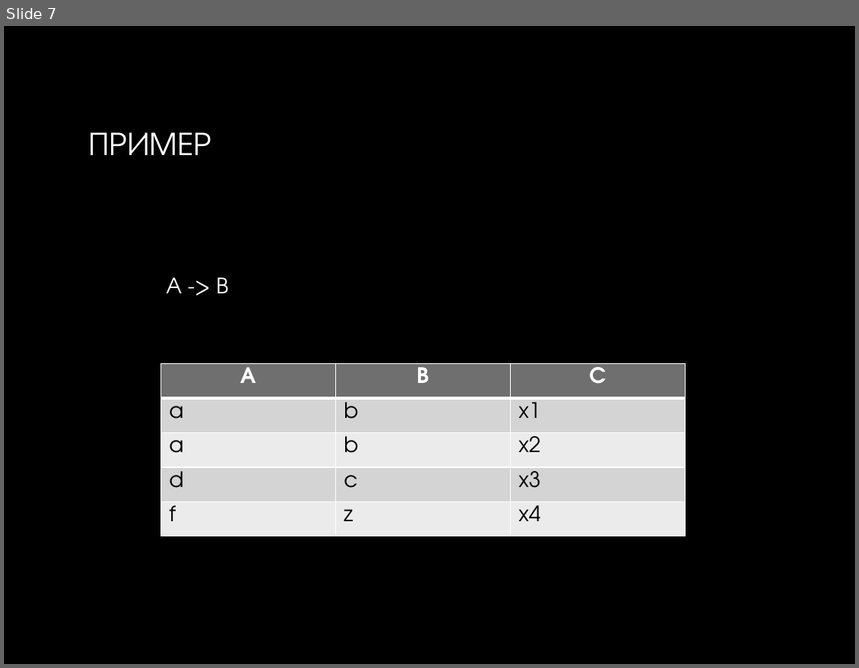
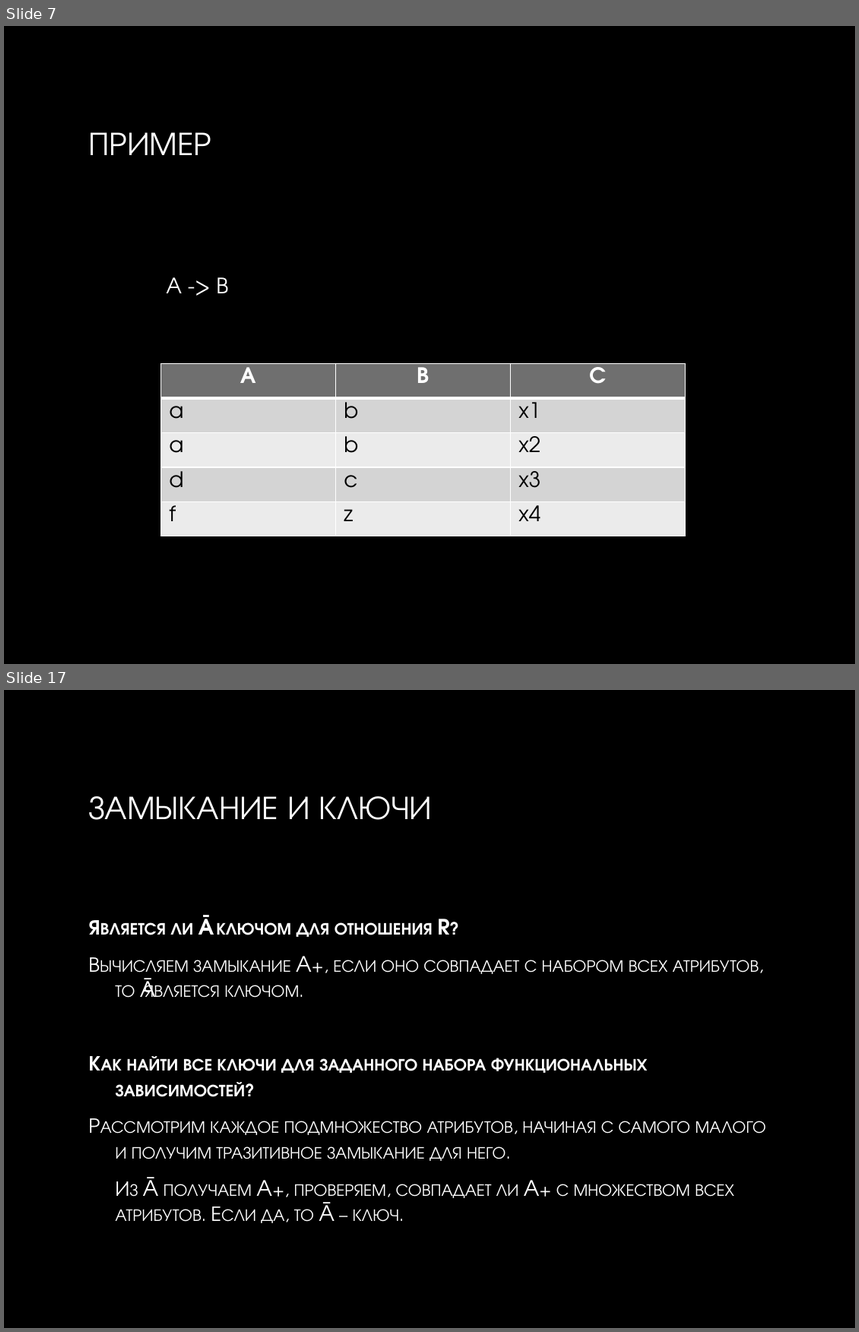
Before and after one commit to smurav/db13-14, a slide deck: sql/lectures/9_functional_dependencies.pptx. Shown one above the other, each under a label of ours: slide 7 before the commit, slides 7 and 17 after it; the slides between them are not shown. The pictures are 859x668 and 859x1332 pixels, drawn with LibreOffice and Linux fonts; fonts in the diff are those of the drawing; background and template pictures are left out. Boxes give left, top, right and bottom in pixels: in the first picture for what was removed or moved away, otherwise in the second. Text is boxed around its words. In the diff, an @@ line names an element or a change of style, - is before the commit and + after.

```diff
--- a/sql/lectures/9_functional_dependencies.pptx
+++ b/sql/lectures/9_functional_dependencies.pptx
@@ slide 17 added at (x1=4, y1=690, x2=855, y2=1328), background picture (left out) @@
@@ title added at (x1=88, y1=796, x2=433, y2=820), 28 pt, text gradient #FFFFFF to #BFBFBF @@
+ЗАМЫКАНИЕ И КЛЮЧИ
@@ text added at (x1=115, y1=915, x2=766, y2=1224), 18 pt, text gradient #FFFFFF to #BFBFBF, small capitals @@
+Является ли Ā – ключом для отношения R?
+Вычисляем замыкание A+, если оно совпадает с набором всех атрибутов, то Ā является ключом.
+Как найти все ключи для заданного набора функциональных зависимостей?
+Рассмотрим каждое подмножество атрибутов, начиная с самого малого и получим тразитивное замыкание для него.
+Из Ā получаем A+, проверяем, совпадает ли A+ с множеством всех атрибутов. Если да, то Ā – ключ.
```
Also in this commit, not shown: 1 slide changed, 11 other slides added.
